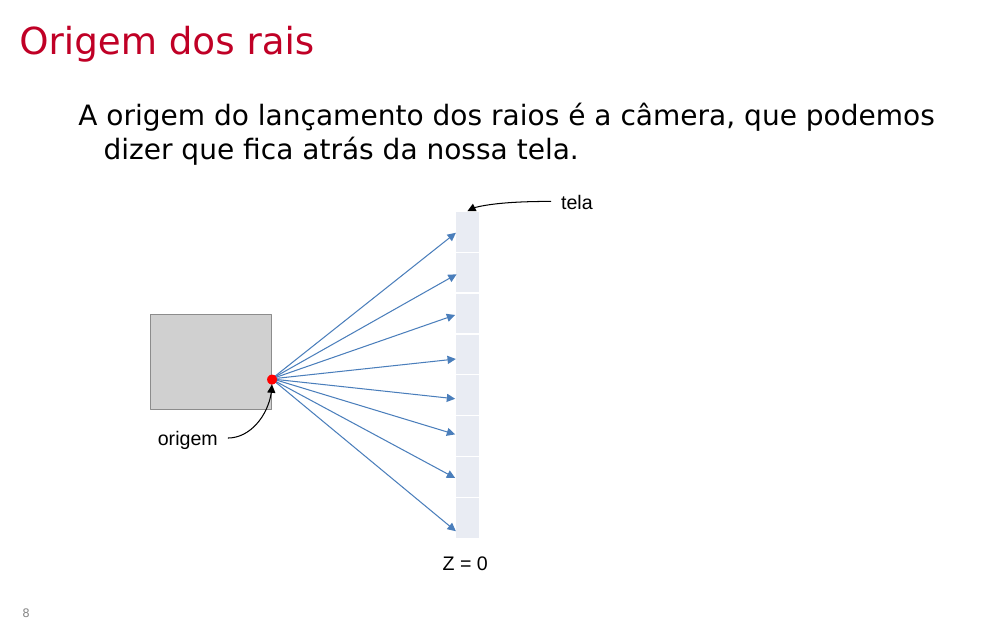
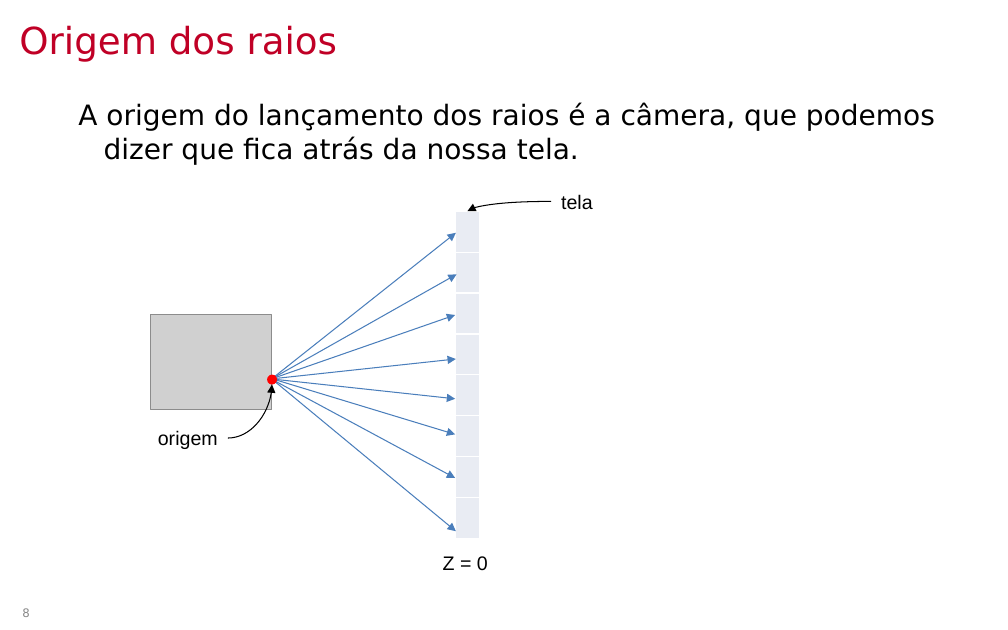
Before and after one commit to lpsoares/ComputacaoGrafica, a slide deck: slide 8 of content/aulas/23-ray_marching/aula23_ray_marching.pptx. Drawn at 1008x630 pixels with LibreOffice and Linux fonts; fonts in the diff are those of the drawing; grey boxes stand for pictures; background and template pictures are left out. Boxes give left, top, right and bottom in pixels: in the first picture for what was removed or moved away, otherwise in the second. Text is boxed around its words. In the diff, an @@ line names an element or a change of style, - is before the commit and + after.

```diff
--- a/content/aulas/23-ray_marching/aula23_ray_marching.pptx
+++ b/content/aulas/23-ray_marching/aula23_ray_marching.pptx
@@ title at (19,25,338,62): text changed @@
-Origem dos rais
+Origem dos raios
```
Also in this commit, not shown: 5 other slides changed, 2 slides added, 2 other files.
